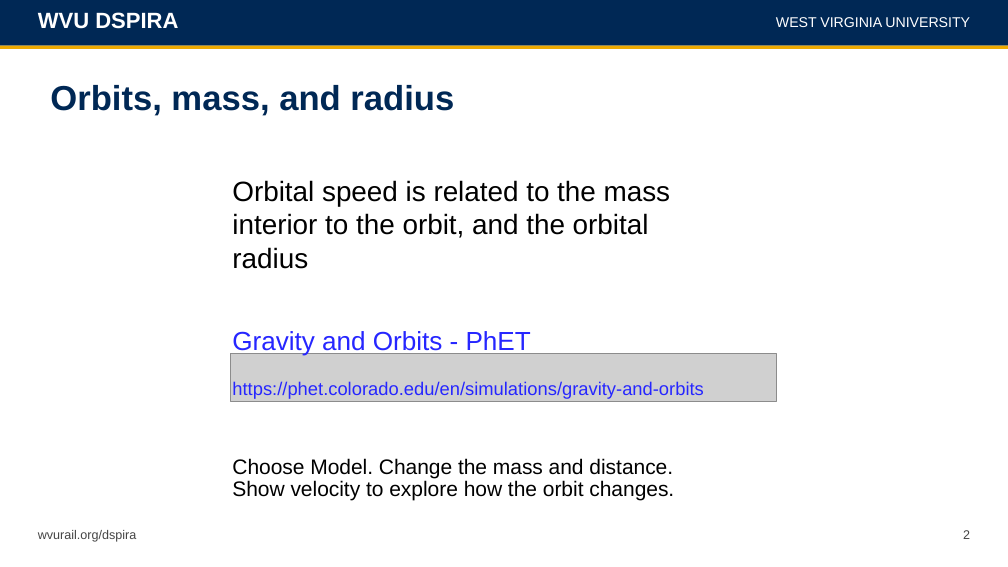
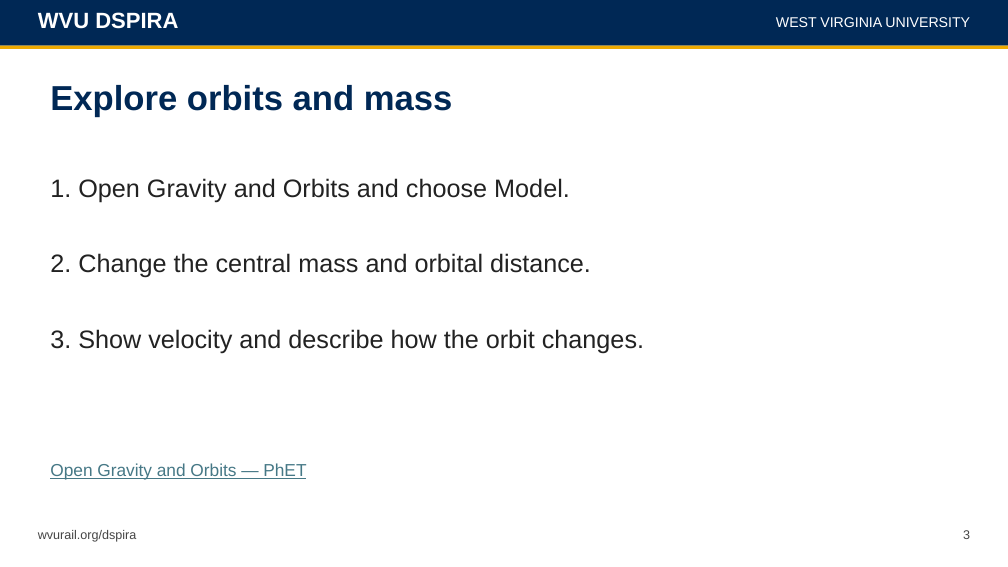
Before and after one commit to WVURAIL/dspira, a slide deck: slide 3 of assets/lessons/lectures/astronomy/dark-matter.pptx (slide 2 before the commit). Drawn at 1008x567 pixels with LibreOffice and Linux fonts; fonts in the diff are those of the drawing; grey boxes stand for pictures. Boxes give left, top, right and bottom in pixels: in the first picture for what was removed or moved away, otherwise in the second. Text is boxed around its words. In the diff, an @@ line names an element or a change of style, - is before the commit and + after.

```diff
--- a/assets/lessons/lectures/astronomy/dark-matter.pptx
+++ b/assets/lessons/lectures/astronomy/dark-matter.pptx
@@ title at [50,85,453,117]: text changed @@
-Orbits, mass, and radius
+Explore orbits and mass
@@ text added at [50,178,644,353], 24 pt, text #222222 @@
+1. Open Gravity and Orbits and choose Model.
+2. Change the central mass and orbital distance.
+3. Show velocity and describe how the orbit changes.
@@ text removed at [232,180,671,206] @@
-Orbital speed is related to the mass
@@ text removed at [232,213,649,238] @@
-interior to the orbit, and the orbital
@@ text removed at [232,247,308,269] @@
-radius
@@ picture removed at [231,354,777,402] @@
@@ text removed at [232,381,704,399] @@
-https://phet.colorado.edu/en/simulations/gravity-and-orbits
@@ text at [50,463,306,480]: text changed; size 24.9 to 16.5 pt; text colour #2626FF to #467886 @@
-Gravity and Orbits - PhET
+Open Gravity and Orbits — PhET
@@ text removed at [232,458,673,478] @@
-Choose Model. Change the mass and distance.
@@ text removed at [232,480,674,501] @@
-Show velocity to explore how the orbit changes.
```
Also in this commit, not shown: 1 other slide changed, 21 slides added, 26 slides removed, 15 other files.
